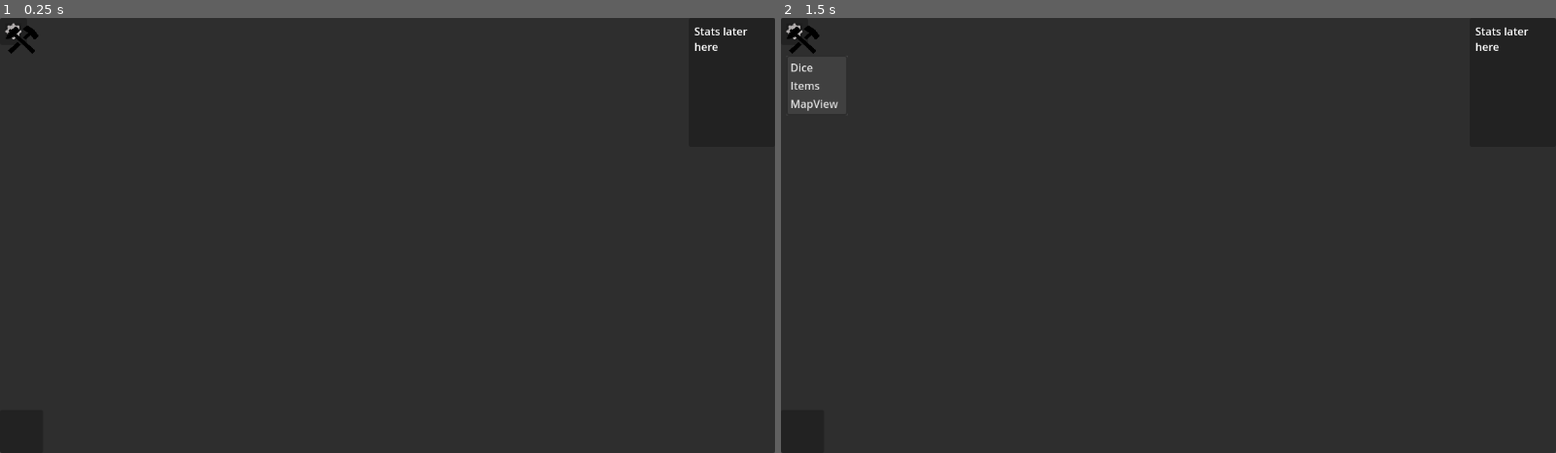
Above: before the commit, frames 1-2 (left to right).
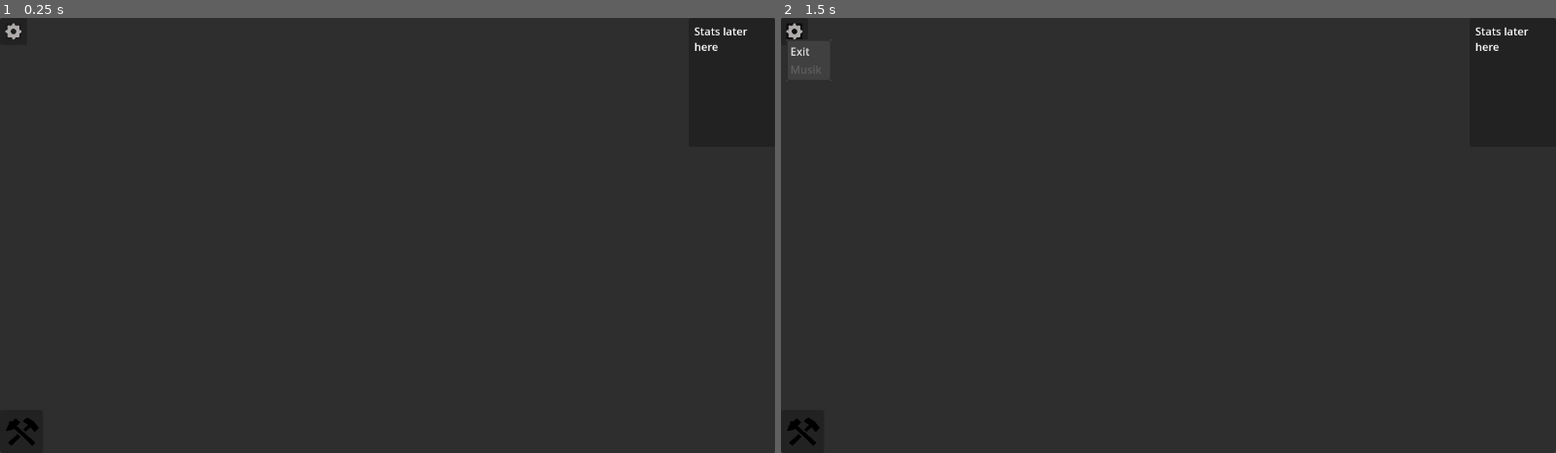
Above: after the commit, the same moments.

Repository: hfxbse/mparty
Game: Godot game, scene res://HUD/DisplayGame.tscn
The game is run twice, just before and just after one commit, with the same random seed, the same clock (stepped at 60 frames per second) and the same inputs. The project has no main scene, so this scene is started directly.
Inputs (mouse positions are in pixels of both pictures, inside the frame that each line leads up to):
- Up to frame 1 (0.25 s): no input
- Up to frame 2 (1.5 s): tap Enter at 0.5 s; click (796, 31) at 1.27 s

The runs differ from the first frame. In frame 1, 0.2% of the frame differs, in the area x 0-6%, y 1-99%; in frame 2, 0.4%, in the area x 0-8%, y 1-99%.

Commit message:
Adding ItemStorage
ItemStorage is added

Diff:
--- a/HUD/DisplayGame.tscn
+++ b/HUD/DisplayGame.tscn
@@ -42,11 +42,13 @@
 popup/item_1/disabled = true
 
 [node name="Actions" type="Panel" parent="Panel"]
+layout_mode = 0
 offset_top = 584.0
 offset_right = 64.0
 offset_bottom = 648.0
 
 [node name="Stats" type="Panel" parent="Panel"]
+layout_mode = 0
 offset_left = 1024.0
 offset_right = 1152.0
 offset_bottom = 192.0
@@ -61,10 +63,11 @@
 "
 
 [node name="MenuButton" type="MenuButton" parent="."]
+layout_mode = 0
 offset_left = 8.0
-offset_top = 8.0
+offset_top = 592.0
 offset_right = 259.0
-offset_bottom = 248.0
+offset_bottom = 832.0
 scale = Vector2(0.2, 0.2)
 icon = ExtResource("2_h5yhe")
 item_count = 3
--- /dev/null
+++ b/ItemStorage.gd
@@ -0,0 +1,4 @@
+extends Panel
+
+func _on_exit_button_pressed():
+	$AnimationPlayer.play_backwards("popUpUniversal")
--- /dev/null
+++ b/ItemStorage.tscn
@@ -0,0 +1,208 @@
+[gd_scene load_steps=7 format=3 uid="uid://bsf1sbfi8b6hr"]
+
+[ext_resource type="Script" path="res://ItemStorage.gd" id="1_bowyq"]
+[ext_resource type="Texture2D" uid="uid://duluh15t8bxlr" path="res://HUD/Pictures/Exit.png" id="1_cm5aj"]
+
+[sub_resource type="Animation" id="Animation_2mnru"]
+resource_name = "popUpUniversal"
+tracks/0/type = "value"
+tracks/0/imported = false
+tracks/0/enabled = true
+tracks/0/path = NodePath(".:scale")
+tracks/0/interp = 1
+tracks/0/loop_wrap = true
+tracks/0/keys = {
+"times": PackedFloat32Array(0, 0.6),
+"transitions": PackedFloat32Array(1, 1),
+"update": 0,
+"values": [Vector2(0, 0), Vector2(1, 1)]
+}
+
+[sub_resource type="AnimationLibrary" id="AnimationLibrary_d273h"]
+_data = {
+"popUpUniversal": SubResource("Animation_2mnru")
+}
+
+[sub_resource type="StyleBoxFlat" id="StyleBoxFlat_gjcoj"]
+expand_margin_left = 15.0
+expand_margin_top = 4.0
+expand_margin_bottom = 4.0
+
+[sub_resource type="StyleBoxFlat" id="StyleBoxFlat_lmkgn"]
+bg_color = Color(0.2, 0.2, 0.2, 1)
+
+[node name="Control" type="Control"]
+layout_mode = 3
+anchors_preset = 15
+anchor_right = 1.0
+anchor_bottom = 1.0
+grow_horizontal = 2
+grow_vertical = 2
+
+[node name="ItemStorage" type="Panel" parent="."]
+layout_mode = 1
+anchors_preset = -1
+anchor_left = 0.12934
+anchor_top = 0.170525
+anchor_right = 0.87066
+anchor_bottom = 0.829475
+grow_horizontal = 2
+grow_vertical = 2
+pivot_offset = Vector2(336, 166)
+script = ExtResource("1_bowyq")
+metadata/_edit_use_anchors_ = true
+
+[node name="Item1" type="Button" parent="ItemStorage"]
+offset_left = 59.0003
+offset_top = 49.4998
+offset_right = 123.0
+offset_bottom = 113.5
+text = "1"
+metadata/_edit_group_ = true
+
+[node name="Label" type="Label" parent="ItemStorage/Item1"]
+layout_mode = 0
+offset_left = 87.9997
+offset_top = 7.50018
+offset_right = 240.0
+offset_bottom = 47.5002
+text = "Beschreibung"
+
+[node name="Item2" type="Button" parent="ItemStorage"]
+offset_left = 323.0
+offset_top = 49.4998
+offset_right = 387.0
+offset_bottom = 114.5
+text = "2"
+metadata/_edit_group_ = true
+
+[node name="Label" type="Label" parent="ItemStorage/Item2"]
+offset_left = 96.0
+offset_top = 16.0
+offset_right = 248.0
+offset_bottom = 56.0
+text = "Beschreibung"
+
+[node name="Item3" type="Button" parent="ItemStorage"]
+layout_mode = 0
+offset_left = 323.0
+offset_top = 177.5
+offset_right = 387.0
+offset_bottom = 242.5
+text = "3"
+metadata/_edit_group_ = true
+
+[node name="Label" type="Label" parent="ItemStorage/Item3"]
+offset_left = 96.0
+offset_top = 8.0
+offset_right = 248.0
+offset_bottom = 48.0
+text = "Beschreibung"
+
+[node name="Item4" type="Button" parent="ItemStorage"]
+offset_left = 59.0003
+offset_top = 177.5
+offset_right = 123.0
+offset_bottom = 241.5
+text = "4"
+metadata/_edit_group_ = true
+
+[node name="Label" type="Label" parent="ItemStorage/Item4"]
+offset_left = 88.0
+offset_top = 16.0
+offset_right = 240.0
+offset_bottom = 56.0
+text = "Beschreibung"
+
+[node name="Item5" type="Button" parent="ItemStorage"]
+offset_left = 59.0003
+offset_top = 305.5
+offset_right = 123.0
+offset_bottom = 369.5
+disabled = true
+text = "5"
+metadata/_edit_group_ = true
+
+[node name="Label" type="Label" parent="ItemStorage/Item5"]
+offset_left = 88.0
+offset_top = 16.0
+offset_right = 240.0
+offset_bottom = 56.0
+text = "Beschreibung"
+
+[node name="Item6" type="Button" parent="ItemStorage"]
+offset_left = 323.0
+offset_top = 305.5
+offset_right = 387.0
+offset_bottom = 369.5
+text = "6"
+metadata/_edit_group_ = true
+
+[node name="Label" type="Label" parent="ItemStorage/Item6"]
+offset_left = 88.0
+offset_top = 16.0
+offset_right = 240.0
+offset_bottom = 56.0
+text = "Beschreibung"
+
+[node name="Item7" type="Button" parent="ItemStorage"]
+offset_left = 587.0
+offset_top = 49.4998
+offset_right = 651.0
+offset_bottom = 113.5
+text = "7"
+metadata/_edit_group_ = true
+
+[node name="Label" type="Label" parent="ItemStorage/Item7"]
+offset_left = 88.0
+offset_top = 16.0
+offset_right = 240.0
+offset_bottom = 56.0
+text = "Beschreibung"
+
+[node name="Item8" type="Button" parent="ItemStorage"]
+offset_left = 587.0
+offset_top = 177.5
+offset_right = 651.0
+offset_bottom = 241.5
+disabled = true
+text = "8"
+metadata/_edit_group_ = true
+
+[node name="Label" type="Label" parent="ItemStorage/Item8"]
+offset_left = 88.0
+offset_top = 16.0
+offset_right = 240.0
+offset_bottom = 56.0
+text = "Beschreibung"
+
+[node name="AnimationPlayer" type="AnimationPlayer" parent="ItemStorage"]
+libraries = {
+"": SubResource("AnimationLibrary_d273h")
+}
+
+[node name="ExitButton" type="Button" parent="ItemStorage"]
+layout_mode = 1
+anchors_preset = -1
+anchor_left = 0.800307
+anchor_top = 0.693816
+anchor_right = 0.84185
+anchor_bottom = 0.77786
+offset_left = 92.088
+offset_top = 42.9484
+offset_right = 321.61
+offset_bottom = 306.062
+grow_horizontal = 2
+grow_vertical = 2
+scale = Vector2(0.15, 0.146)
+pivot_offset = Vector2(43, 2)
+theme_override_font_sizes/font_size = 28
+theme_override_styles/normal = SubResource("StyleBoxFlat_gjcoj")
+theme_override_styles/hover = SubResource("StyleBoxFlat_lmkgn")
+action_mode = 0
+icon = ExtResource("1_cm5aj")
+alignment = 2
+metadata/_edit_group_ = true
+metadata/_edit_use_anchors_ = true
+
+[connection signal="pressed" from="ItemStorage/ExitButton" to="ItemStorage" method="_on_exit_button_pressed"]
